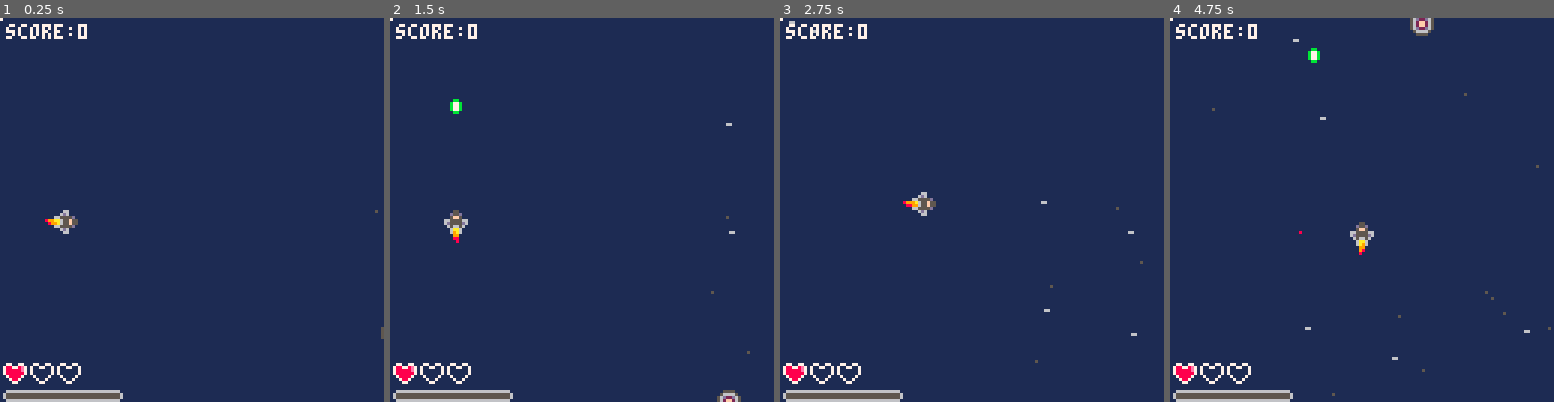
Above: before the commit, frames 1-4 (left to right).
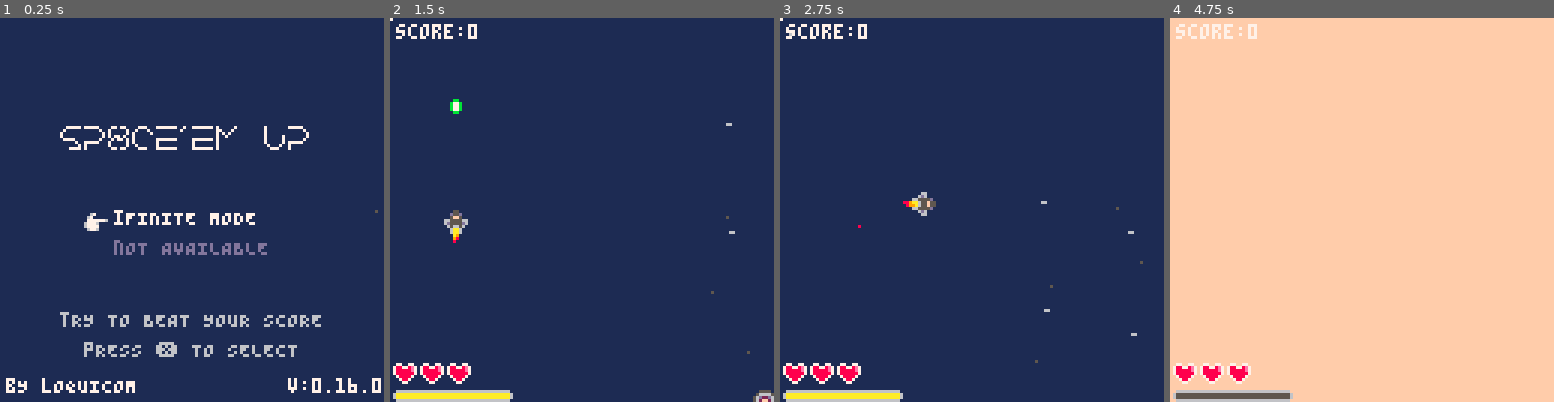
Above: after the commit, the same moments.

Repository: Loquicom/pico-8
Game: PICO-8 cartridge games/sp8ce-em-up.p8
Two runs of this game, one before a commit and one after it. Both use one fixed random seed, a clock stepped at 60 frames per second and the inputs below.
Inputs:
- Up to frame 1 (0.25 s): no input
- Up to frame 2 (1.5 s): tap X (X key) at 0.33, 1.07 s; tap O (Z key) at 0.7 s
- Up to frame 3 (2.75 s): hold Right 1.6-2.1 s; tap O (Z key) at 1.7, 2.1, 2.5 s; tap X (X key) at 1.85 s; hold Up 2.15-2.42 s; hold Right from 2.47 s (still down)
- Up to frame 4 (4.75 s): tap O (Z key) every 0.4 s from 2.9 to 4.5 s; tap X (X key) at 2.97, 4.08 s; release Right at 3.03 s; hold Left 3.08-3.58 s; hold Down 3.63-3.97 s; hold Right 4.02-4.68 s; hold Up from 4.73 s (still down)

The runs differ from the first frame. In frame 1, 6.6% of the frame differs, in the area x 0-100%, y 0-100%; in frame 2, 1.1%; in frame 3, 0.8%; in frame 4, 98%.

Commit message:
Sp8ce-em-up v16

Diff:
--- a/games/sp8ce-em-up.p8
+++ b/games/sp8ce-em-up.p8
@@ -6,33 +6,75 @@
 --gameloop
 
 function _init()
+	init_constant()
+	init_ground()
+	set_title_mode()
+end
+
+--- === Title === ---
+
+function set_title_mode()
+	init_title()
+	_update = update_title
+	_draw = draw_title
+end
+
+function init_title()
+	init_timer()
+	init_menu()
+end
+
+function update_title()
+	-- Update timer ground animation
+	update_timer()
+	update_ground()
+	-- Title specific
+	update_menu()
+end
+
+function draw_title()
+	-- Draw timer and ground animation
+	cls(1)
+	draw_background()
+	draw_timer()
+	draw_foreground()
+	-- Title specific
+	draw_menu()
+	draw_credit()
+end
+
+--- === Game === ---
+
+function set_game_mode()
 	init_game()
 	_update = update_game
 	_draw = draw_game
 end
 
 function init_game()
-	init_constant()
 	init_timer()
 	init_rotate()
-	init_ground()
 	init_player()
 	init_enemy()
 	init_bomb()
 end
 
 function update_game()
+	-- Update timer ground animation
 	update_timer()
 	update_ground()
+	-- Game specific
 	update_bomb()
 	update_enemy()
 	update_player()
 end
 
 function draw_game()
+	-- Draw timer and ground animation
 	cls(1)
 	draw_background()
 	draw_timer()
+	-- Game specific
 	draw_enemy()
 	draw_player()
 	draw_foreground()
@@ -40,9 +82,18 @@
 	draw_ui()
 end
 
+--- === End / Game over === ---
+
+function set_end_mode()
+	_update = update_end
+	_draw = draw_end
+end
+
 function update_end()
+	-- Update timer ground animation
 	update_timer()
 	update_ground()
+	-- End specific
 	if (btnp(5)) then
 		init_game()
 		_update = update_game
@@ -51,9 +102,11 @@
 end
 
 function draw_end()
+	-- Draw timer and ground animation
 	cls(1)
 	draw_background()
 	draw_foreground()
+	-- End specific
 	print("game over",44,44,7)
  	print("your score:"..player.score,34,54,7)
   	print("press ❎ to play again!",18,72,6)
@@ -64,6 +117,7 @@
 
 function init_constant()
 	cst = {
+		version = "0.16.0",
 		player = {
 			speed = 2,
 			life = 3,
@@ -135,6 +189,75 @@
 end
 
 -->8
+--title & end
+
+function init_menu()
+	menu = {
+		cursor = 1,
+		label = {
+			"iFINITE MODE",
+			"nOT AVAILABLE"
+		},
+		helper = {
+			"tRY TO BEAT YOUR SCORE",
+			"mAYBE AVAILABLE ONE DAY"
+		},
+		action = {
+			start_infinite_game,
+			nothing
+		}
+	}
+end
+
+function update_menu()
+ 	if (btnp(2) and menu.cursor > 1)menu.cursor -= 1
+	if (btnp(3) and menu.cursor < #menu.label) menu.cursor += 1
+	if (btnp(4) or btnp(5)) menu.action[menu.cursor]()
+end
+
+function draw_menu()
+	-- Logo
+	spr(73, 20, 36) -- S
+	spr(74, 28, 36) -- P
+	spr(75, 36, 36) -- 8
+	spr(76, 44, 36) -- C
+	spr(77, 52, 36) -- E
+	print("'", 60, 36, 7) -- '
+	spr(77, 64, 36) -- E
+	spr(78, 72, 36) -- M
+	spr(79, 88, 36) -- U
+	spr(74, 96, 36) -- P
+	-- Menu
+	local y = 64
+	for i=1,#menu.label do
+		local color = 13
+		if (i == menu.cursor) color = 7
+		print(menu.label[i], 38, y, color)
+		y += 10
+	end
+	-- Selector
+	spr(0, 28, 64 + 10 * (menu.cursor - 1))
+	-- Helper
+	print(menu.helper[menu.cursor], 20, 98, 6)
+	print("pRESS ❎ TO SELECT", 28, 108, 6)
+end
+
+function draw_credit()
+	print("bY lOQUICOM", 2, 120, 7)
+	print("v:"..cst.version, 96, 120, 7)
+end
+
+--- === Functions === ---
+
+function start_infinite_game()
+	set_game_mode()
+end
+
+function nothing()
+	explosion(64,64,{radius=3,duration=rnd(120)+120,number=28})
+end
+
+-->8
 --player
 
 function init_player()
@@ -143,8 +266,8 @@
 		x = 18,
 		y = 64,
 		score = 0,
-		life = cst.player.life-2,
-		energy = 0,
+		life = cst.player.life,
+		energy = 5,
 		bomb = false,
 		invincible = false,
 		sprite = cst.player.sprt.base[1],
@@ -163,14 +286,7 @@
 end
 
 function update_player()
-	if (player.show and player.life < 1) then
-		player.show = false
-		player.thruster.animation.show = false
-		timer_stop(player.timers.thruster)
-		timer(180, false, _end_game)
-		shake()
-		return
-	end
+	end_game()
 	move_player()
 	action_player()
 	update_bullets()
@@ -190,6 +306,23 @@
 end
 
 --- === Functions === ---
+
+function end_game()
+	if (player.life != 0) return
+	-- Player is dead, stop game
+	timer(90, false, _end_game)
+	-- Death effect
+	explosion(player.x + 4, player.y + 4, {radius=4,duration=rnd(30)+60,number=18})
+	shake()
+	-- Remove player
+	player.show = false
+	player.thruster.animation.show = false
+	player.thruster.particles = {}
+	timer_stop(player.timers.thruster)
+	player.life = -1
+	player.x = 400
+	player.y = 400
+end
 
 function move_player()
 	-- Can't move if sprite is not show
@@ -310,7 +443,7 @@
 			shake(0.6)
 			player.score += enemy.type
 			enemies.kill[enemy.type] += 1
-			explosion(enemy.x, enemy.y)
+			explosion(enemy.x+4, enemy.y+4)
 			timer(random(150,30), false, _respawn_enemy, enemy.type)
 		end
 		-- Move
@@ -419,6 +552,8 @@
 	enemy.y += info.y
 end
 
+--- === Timers === ---
+
 function _fire_enemy2(enemy)
 	add(enemies.bullets, {x=enemy.x,y=enemy.y,speedX=1,speedY=1,sprite=98})
 	add(enemies.bullets, {x=enemy.x,y=enemy.y,speedX=-1,speedY=1,sprite=96})
@@ -645,7 +780,7 @@
 		if (bomb.radius > 140) then
 			bomb.back = true
 			-- Damage
-			for enemy in all(enemies) do
+			for enemy in all(enemies.entities) do
 				enemy.life -= 5
 			end
 		end
@@ -955,13 +1092,19 @@
 	particle.y += particle.move.y
 end
 
-function explosion(x, y)
-	for i=0,8 do
+function explosion(x, y, params)
+	-- Parameter
+	if (params == nil) params = {}
+	if (params.number == nil) params.number = 8
+	if (params.duration == nil) params.duration = rnd(25)+30
+	if (params.radius == nil) params.radius = 2
+	-- Add particles for explosion effect
+	for i=0,params.number do
 		particle(
 			x,
 			y,
-			rnd(25)+30,
-			2,
+			params.duration,
+			params.radius,
 			{x=rnd(2)-1, y=rnd(2)-1},
 			{reduce=true},
 			{10,7,6,6,5}
